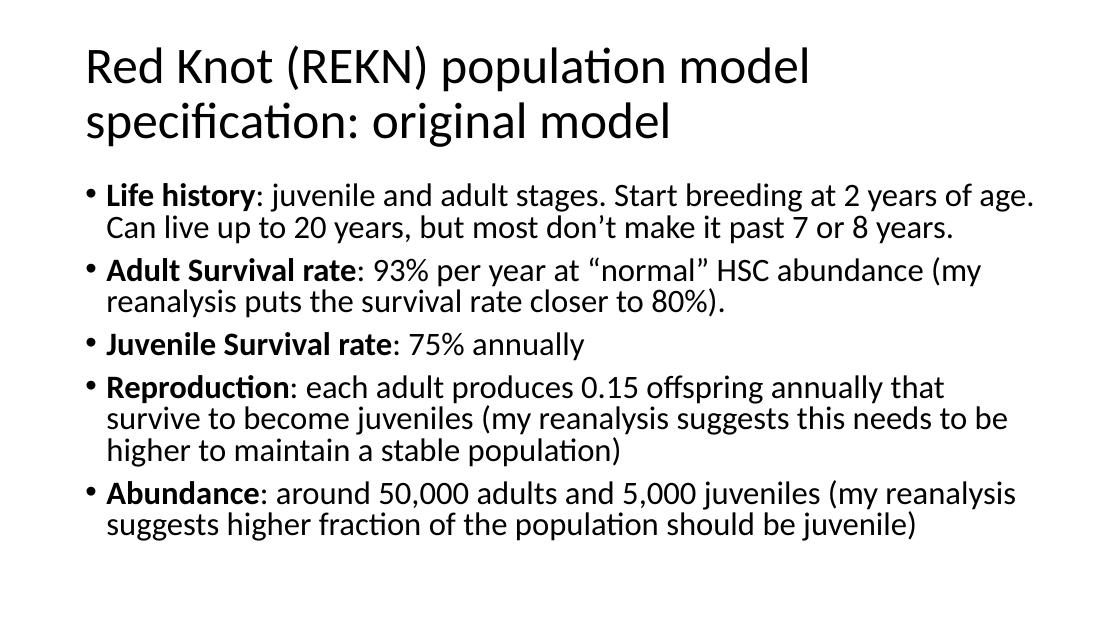
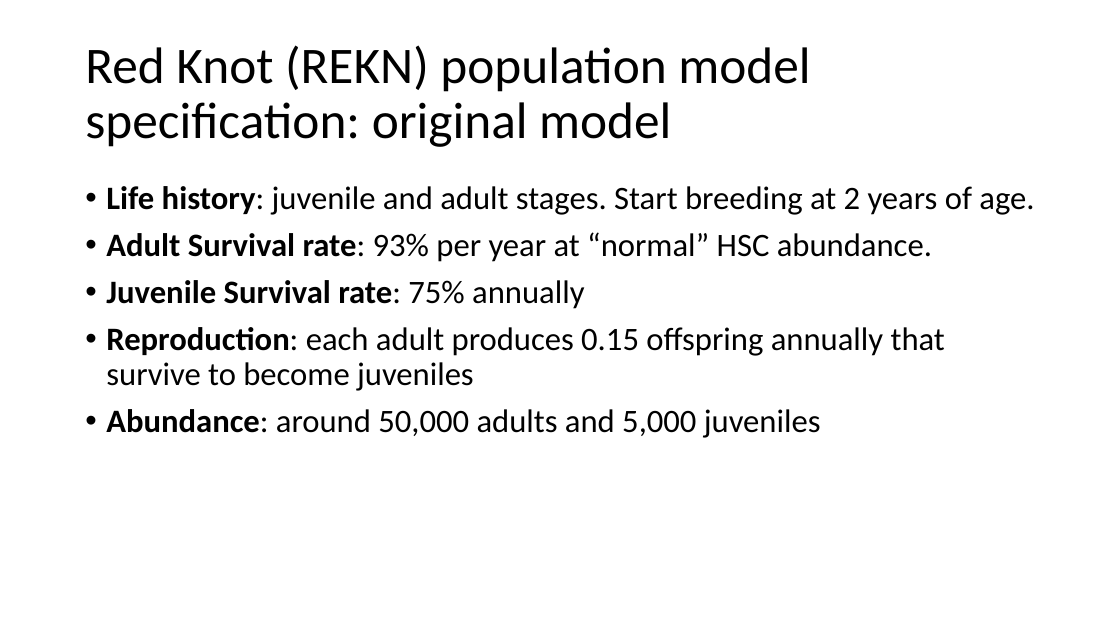
Before and after one commit to kevintshoemaker/NRES-470, a slide deck: slide 16 of REKN2.pptx (slide 17 before the commit). Drawn at 1120x630 pixels with LibreOffice and Linux fonts; fonts in the diff are those of the drawing. Boxes give left, top, right and bottom in pixels: in the first picture for what was removed or moved away, otherwise in the second. Text is boxed around its words. In the diff, an @@ line names an element or a change of style, - is before the commit and + after.

```diff
--- a/REKN2.pptx
+++ b/REKN2.pptx
@@ text at <box>106,186,1034,262</box>: text changed @@
-• Life history: juvenile and adult stages. Start breeding at 2 years of age. Can live up to 20 years, but most don’t make it past 7 or 8 years.
-• Adult Survival rate: 93% per year at “normal” HSC abundance (my reanalysis puts the survival rate closer to 80%).
+• Life history: juvenile and adult stages. Start breeding at 2 years of age.
+• Adult Survival rate: 93% per year at “normal” HSC abundance.
@@ text at <box>106,280,584,309</box>: line spacing 0.8 to 0.9 @@
@@ text at <box>106,327,945,438</box>: text changed @@
-• Reproduction: each adult produces 0.15 offspring annually that survive to become juveniles (my reanalysis suggests this needs to be higher to maintain a stable population)
-• Abundance: around 50,000 adults and 5,000 juveniles (my reanalysis suggests higher fraction of the population should be juvenile)
+• Reproduction: each adult produces 0.15 offspring annually that survive to become juveniles
+• Abundance: around 50,000 adults and 5,000 juveniles
```
Also in this commit, not shown: 1 slide added, 1 other file.
